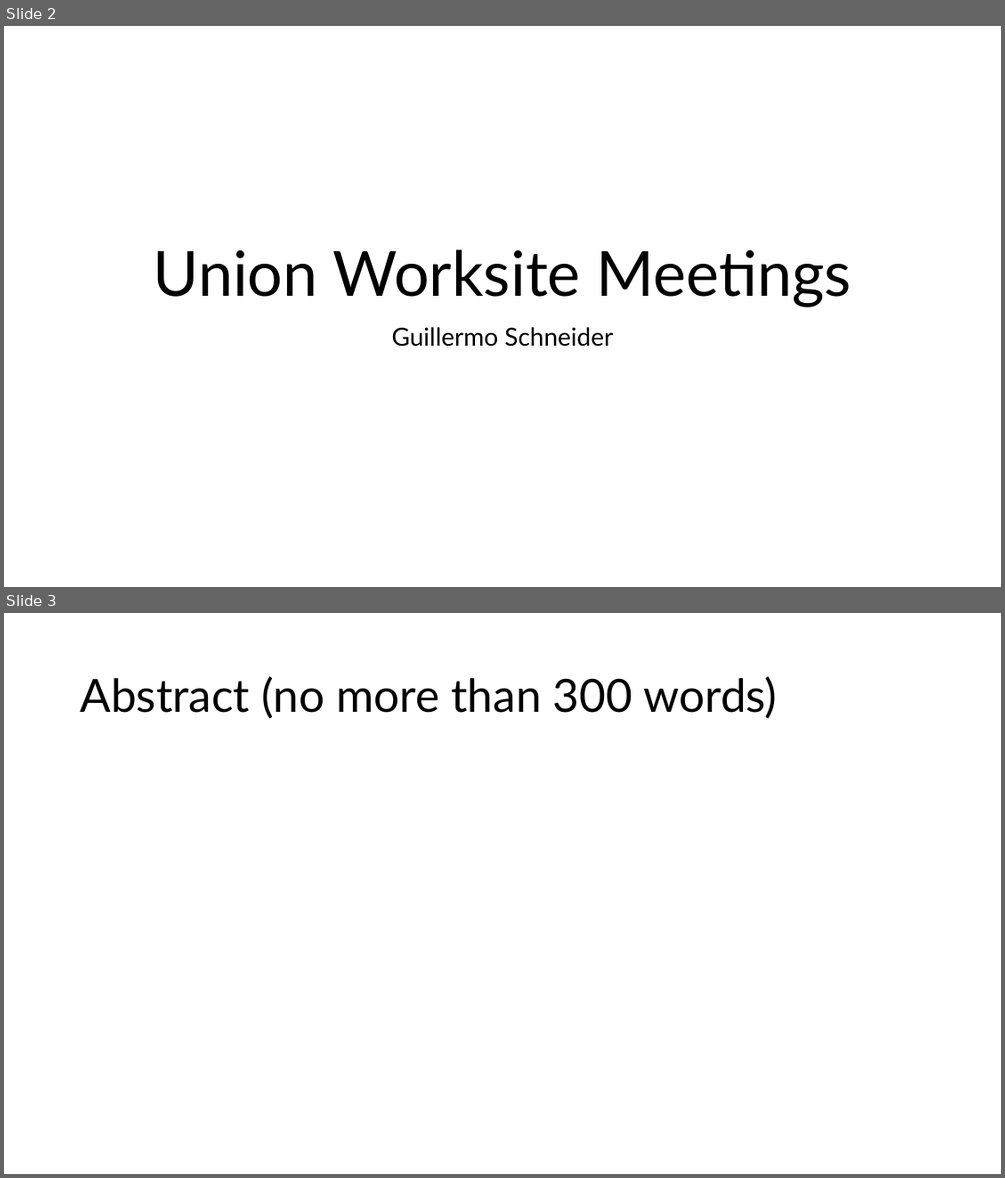
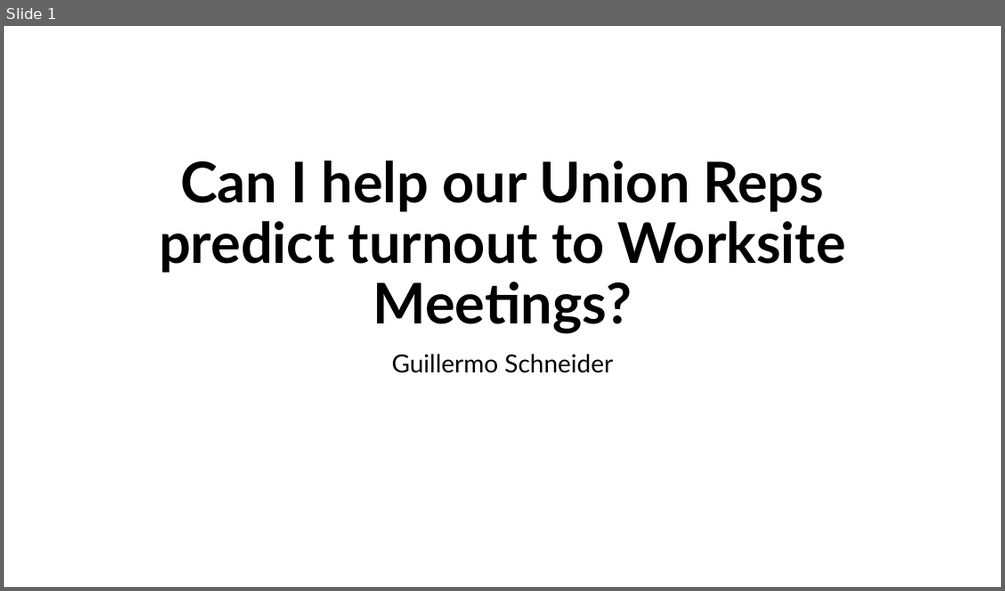
Before and after one commit to GuillermoCharlesSchneider/DATA-606, a slide deck: Project/FinalProjectPresentation.pptx. Shown one above the other, each under a label of ours: slides 2 and 3 before the commit, slide 1 after it. The pictures are 1005x1178 and 1005x591 pixels, drawn with LibreOffice and Linux fonts; fonts in the diff are those of the drawing. Boxes give left, top, right and bottom in pixels: in the first picture for what was removed or moved away, otherwise in the second. Text is boxed around its words. In the diff, an @@ line names an element or a change of style, - is before the commit and + after.

```diff
--- a/Project/FinalProjectPresentation.pptx
+++ b/Project/FinalProjectPresentation.pptx
@@ slide 3 removed at (4, 613, 1001, 1174), background #FFFFFF @@
@@ title removed at (80, 676, 777, 719) @@
-Abstract (no more than 300 words)
@@ what was slide 2 is now slide 1 @@
@@ slide 1 changed as well @@
@@ title at (159, 160, 846, 334): text changed; size 60 to 54 pt; bold on @@
-Union Worksite Meetings
+Can I help our Union Reps predict turnout to Worksite Meetings?
@@ subtitle "Guillermo Schneider": place and size @@
-subtitle "Guillermo Schneider" at (392, 327, 613, 346)
+subtitle "Guillermo Schneider" at (392, 354, 613, 373)
```
Also in this commit, not shown: 13 slides added, 5 other slides removed, 4 other files.
